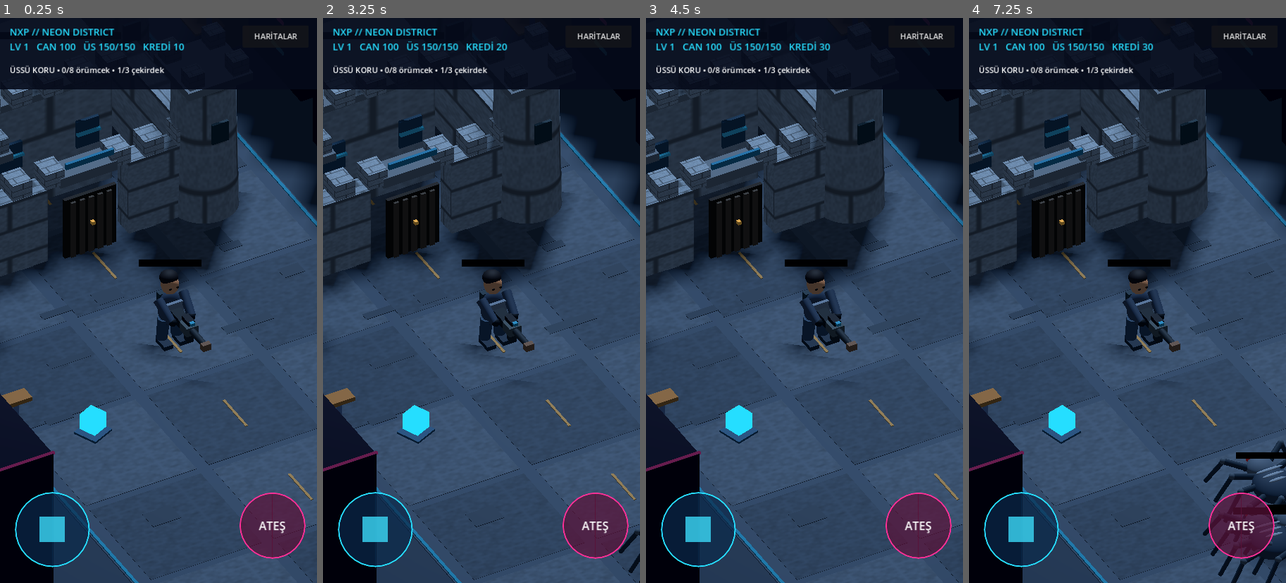
Above: before the commit, frames 1-4 (left to right).
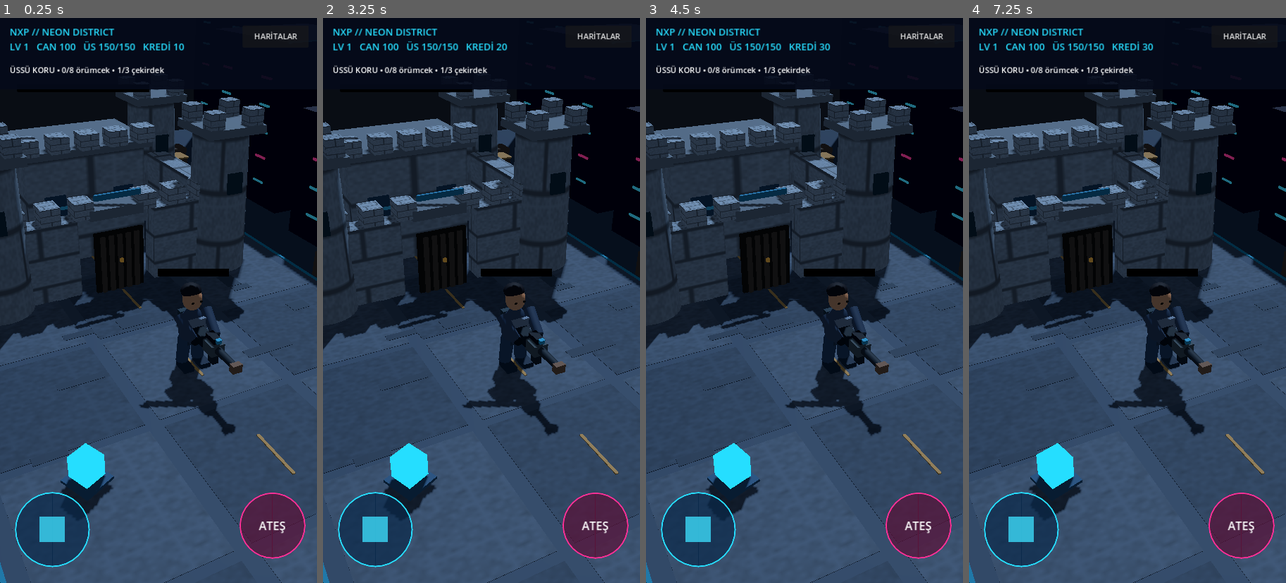
Above: after the commit, the same moments.

Repository: NXP-Network/NXP-Network
Game: Godot game, scene res://main.tscn
Two runs of this game, one before a commit and one after it. Both use one fixed random seed, a clock stepped at 60 frames per second and the inputs below.
Inputs (mouse positions are in pixels of both pictures, inside the frame that each line leads up to):
- Up to frame 1 (0.25 s): no input
- Up to frame 2 (3.25 s): click "HARİTALAR" at 0.5 s; click "1. NEON DISTRICT" at 1.25 s; click "HARİTALAR" at 2 s; click "OYUNA DÖN" at 2.75 s
- Up to frame 3 (4.5 s): click "HARİTALAR" at 3.5 s; click "1. NEON DISTRICT" at 4.25 s
- Up to frame 4 (7.25 s): move the mouse to (1197, 272) at 5.02 s; click (1197, 272) at 5.17 s; drag from (1064, 328) to (1111, 413) at 5.77 s; move the mouse to (1159, 176) at 6.52 s; click (1159, 176) at 6.67 s

The runs differ from the first frame. In frame 1, 35% of the frame differs, in the area x 0-100%, y 12-100%; in frame 2, 35%; in frame 3, 35%; in frame 4, 36%.

Commit message:
Fix camera-relative controls and tune 3D combat

Diff:
--- a/godot/main.gd
+++ b/godot/main.gd
@@ -218,11 +218,11 @@
 		block(self, Vector3(0.96, 0.07, 0.96), Vector3(side * 7.5, 0.94, z), Color(0.55, 0.39, 0.21))
 	_build_map_props()
 	camera = Camera3D.new()
-	camera.projection = Camera3D.PROJECTION_ORTHOGONAL
-	camera.size = 16.5
-	camera.position = Vector3(8, 14, -14)
+	camera.projection = Camera3D.PROJECTION_PERSPECTIVE
+	camera.fov = 50.0
+	camera.position = Vector3(7, 10, -12)
 	add_child(camera)
-	camera.look_at(Vector3(0, 1.0, 0.7))
+	camera.look_at(Vector3(0, 1.0, 2.0))
 	camera.current = true
 
 func _build_map_props() -> void:
@@ -369,25 +369,33 @@
 	var enemy_hp := 220.0 + stage * 70.0 if boss else 65.0 + stage * 17.0
 	var bar_width := 1.4 if boss else 1.8
 	var bar := health_bar(root, 1.62, bar_width, Color(0.96, 0.31, 0.33))
-	enemies.append({"node": root, "hp": enemy_hp, "shown_hp": enemy_hp, "max_hp": enemy_hp, "bar": bar, "bar_width": bar_width, "speed": 1.2 + stage * 0.1 if boss else 2.2 + stage * 0.2, "boss": boss})
+	enemies.append({"node": root, "hp": enemy_hp, "shown_hp": enemy_hp, "max_hp": enemy_hp, "bar": bar, "bar_width": bar_width, "speed": 0.9 + stage * 0.07 if boss else 1.45 + stage * 0.12, "boss": boss})
+
+func _screen_axis_to_world(axis: Vector2) -> Vector3:
+	# Camera axes make touch and keyboard directions match what is seen on screen.
+	var right := camera.global_basis.x
+	var up := camera.global_basis.y
+	right.y = 0
+	up.y = 0
+	return (right.normalized() * axis.x - up.normalized() * axis.y).limit_length(1.0)
 
 func _process(delta: float) -> void:
 	if game_over:
 		return
-	var direction := Input.get_vector("move_left", "move_right", "move_forward", "move_back") + joy_direction
-	direction = direction.limit_length(1.0)
-	player.position.x = clampf(player.position.x + direction.x * 6.2 * delta, -5.9, 5.9)
-	player.position.z = clampf(player.position.z + direction.y * 6.2 * delta, -20, 20)
-	if direction.length() > 0.1:
-		player.rotation.y = atan2(-direction.x, -direction.y)
-	camera.position = camera.position.lerp(player.position + Vector3(8, 14, -14), minf(1.0, delta * 3.0))
+	var axis := (Input.get_vector("move_left", "move_right", "move_forward", "move_back") + joy_direction).limit_length(1.0)
+	var movement := _screen_axis_to_world(axis)
+	player.position.x = clampf(player.position.x + movement.x * 6.2 * delta, -5.9, 5.9)
+	player.position.z = clampf(player.position.z + movement.z * 6.2 * delta, -20, 20)
+	if movement.length() > 0.1:
+		player.rotation.y = atan2(-movement.x, -movement.z)
+	camera.position = camera.position.lerp(player.position + Vector3(7, 10, -12), minf(1.0, delta * 3.0))
 	fire_timer = maxf(0.0, fire_timer - delta)
 	if fire_held or Input.is_action_pressed("fire"):
 		_shoot()
 	spawn_timer -= delta
 	if spawn_timer <= 0.0 and enemies.size() < 6 and not boss_spawned and kills < kill_goal:
 		_spawn_enemy(false)
-		spawn_timer = maxf(1.8, 2.8 - stage * 0.25)
+		spawn_timer = maxf(2.6, 3.6 - stage * 0.22)
 	for i in range(enemies.size() - 1, -1, -1):
 		var enemy: Dictionary = enemies[i]
 		var node: Node3D = enemy["node"]
@@ -452,7 +460,7 @@
 func _shoot() -> void:
 	if fire_timer > 0 or game_over:
 		return
-	fire_timer = 0.25
+	fire_timer = 0.15
 	var direction := -player.global_basis.z
 	var nearest := 13.0
 	for enemy in enemies:
@@ -469,7 +477,7 @@
 	add_child(bolt)
 	block(bolt, Vector3(0.22, 0.22, 0.55), Vector3.ZERO, CYAN, true)
 	bolt.rotation.y = atan2(-direction.x, -direction.z)
-	bolts.append({"node": bolt, "velocity": direction * 19.0, "life": 0.85})
+	bolts.append({"node": bolt, "velocity": direction * 23.0, "life": 0.85})
 
 func _end_game(victory: bool) -> void:
 	if game_over:
